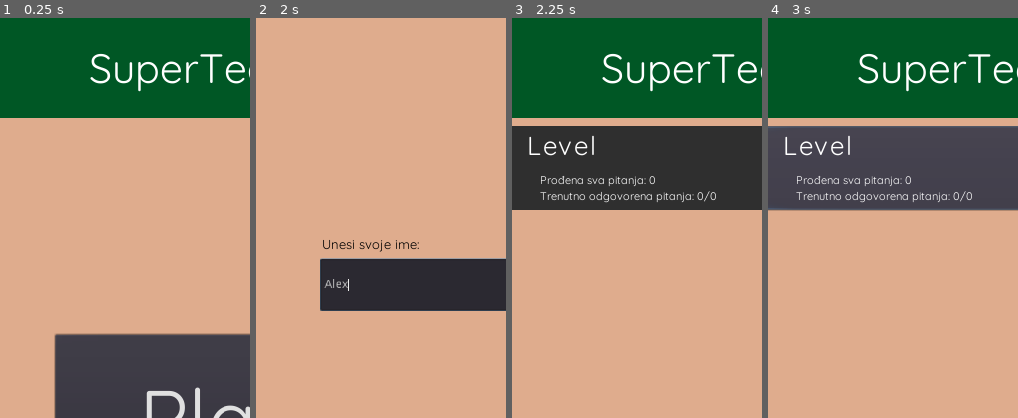
Above: before the commit, frames 1-4 (left to right).
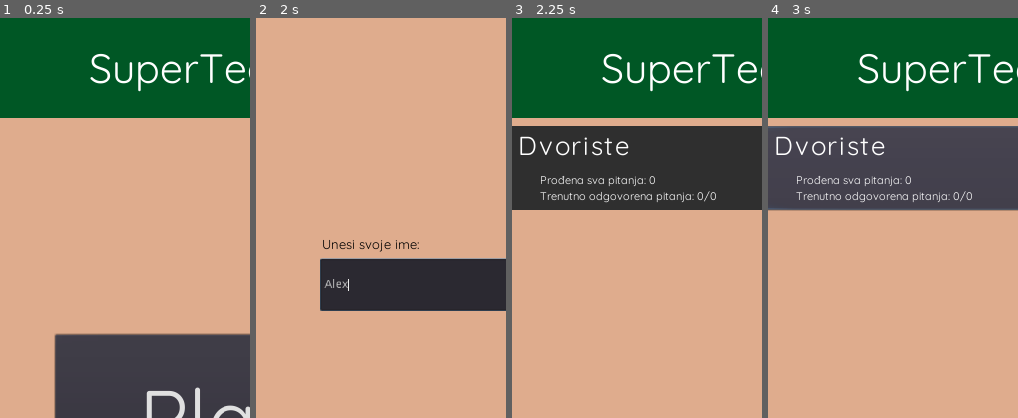
Above: after the commit, the same moments.

Repository: amalija-ramljak/superteacher
Game: Godot game, scene res://scenes/Entry.tscn
The game is run twice, just before and just after one commit, with the same random seed, the same clock (stepped at 60 frames per second) and the same inputs. The engine's default icon, where the game draws it, is replaced by a stand-in: a white triangle on a blue panel in a dark square.
Inputs (mouse positions are % of the whole screen's width and height, from its top left):
- Up to frame 1 (0.25 s): no input
- Up to frame 2 (2 s): click "Play" at 0.5 s; click (50, 33) at 1.27 s; type "Alex" at 1.35 s
- Up to frame 3 (2.25 s): click "muško" at 2 s
- Up to frame 4 (3 s): click (50, 19) at 2.75 s
The pictures show only the part of the screen within x 6-56%, y 0-50%; the shares and areas given below are measured in that part.

Frames 1-2 are identical in both runs. In frame 3, 0.8% of the frame differs, in the area x 3-47%, y 29-35%; in frame 4, 0.8%.
Error before the commit: Invalid get index 'levels' (on base: 'Dictionary'). (res://GameSaving.gd:17)
Error after the commit: Invalid call. Nonexistent function 'keys' in base 'Nil'. (res://GameSaving.gd:76)

Commit message:
save file creation on player creation

Diff:
--- a/GameSaving.gd
+++ b/GameSaving.gd
@@ -5,16 +5,13 @@
 		print("Nothing saved, so everything is empty!")
 		return empty_save()
 	else:
-		# contains the saved data, so basically only unlocked levels
+		# contains all levels as it is built over
 		var data = parse_json(game.get_as_text())
 		game.close()
 		var f = File.new()
 		f.open("res://leveldata/level_list.json", File.READ)
 		var levels = parse_json(f.get_as_text())
 		f.close()
-		for level in levels.list:
-			if !data.unlocked.has(level):
-				data.levels[level] = empty_level(level, levels.pool_size[level])
 		return data
 
 static func load_level(name):
@@ -26,7 +23,7 @@
 
 static func save_game(name, level_data):
 	var game = File.new()
-	game.open("user://game.save", File.READ_WRITE)
+	game.open("user://game.save", File.WRITE_READ)
 	var data = parse_json(game.get_as_text())
 	# check for new unlocked level
 	var levels = File.new()
@@ -48,12 +45,8 @@
 	var f = File.new()
 	var f_path = "res://leveldata/questions/%s.json" % next_level_name
 	f.open(f_path, File.READ)
-	data.levels[next_level_name] = {
-		'full_passes': 0,
-		'current_correct': 0,
-		'remaining_pool': parse_json(f.get_as_text()).keys(),
-		'highscore': 0,
-	}
+	# should exist and be replaced from the empty save
+	data.levels[next_level_name].remaining_pool = parse_json(f.get_as_text()).keys()
 	f.close()
 	game.store_line(to_json(data))
 	game.close()
--- a/leveldata/scenes/scripts/Hodnik.gd
+++ b/leveldata/scenes/scripts/Hodnik.gd
@@ -11,7 +11,7 @@
 var situation_numbers = [6, 13, 20]
 
 func _ready():
-	questions = level_loader.load_level(self, situation_numbers, question_path)
+	questions = level_loader.load_level(self, situation_numbers)
 	level_loader.start_level(self)
 
 func play_level():
--- a/scenes/PlayerCreation.gd
+++ b/scenes/PlayerCreation.gd
@@ -21,8 +21,10 @@
 	config.set_value("player_data", "gender", gender)
 	config.save("user://settings.cfg")
 
+	# creates an empty save!
+	var game_loader = load("res://GameSaving.gd")
 	var game = File.new()
 	game.open("user://game.save", File.WRITE)
-	game.store_line(to_json({"unlocked": ["Dvoriste"]}))
+	game.store_line(to_json(game_loader.empty_save()))
 	game.close()
 	get_tree().change_scene("res://scenes/Main.tscn")
